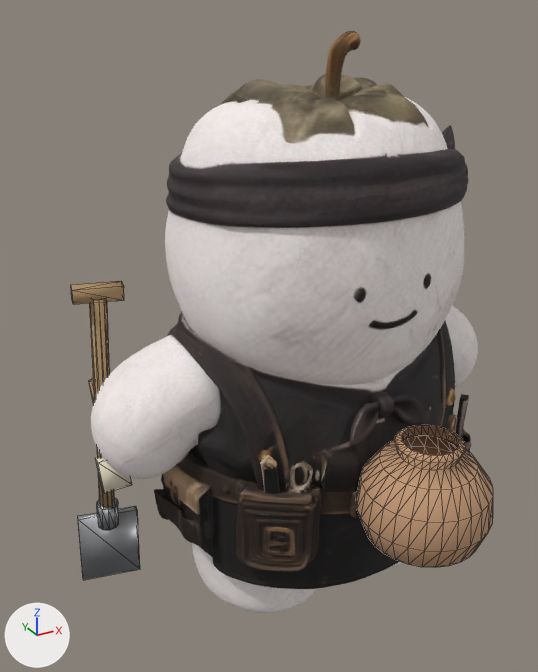
The glTF model world3d/media/muui_metal.glb: old version first, new version second.
Both versions are drawn from a 50 mm lens placed at (-1.28, -2.03, 1.01), pointed at (-0.21, -0.09, 0.04). Arrows for +X, +Y and +Z are at lower left; the lights stay in place. The picture after the commit comes second. Mesh edges are drawn as thin lines on the coarser meshes. Where no turn or scale is listed for an object, it has been applied to the vertices.

The older version as bpy lines, for what is in view:
```python
me_cylinder = bpy.data.meshes.new('Cylinder')
me_cylinder.from_pydata(...)  # 56 vertices, 96 faces; spans x -0.11..0.11, y -0.047..0.04, z -0.721..0.516
# faces by material slot: [48, 48]
me_cylinder.materials.append(mat_p_wood)  # brown #ad8e65
me_cylinder.materials.append(mat_p_iron)  # grey #b3b5b8
me_cylinder_002 = bpy.data.meshes.new('Cylinder.002')
me_cylinder_002.from_pydata(...)  # a 10-sided cylinder along z spanning x -0.021..0.021, y -0.022..0.022, z -0.15..0.15, material slot 0; a box spanning x -0.05..0.05, y -0.025..0.025, z -0.26..-0.14, material slot 1
me_cylinder_002.materials.append(mat_p_wood)  # brown #ad8e65
me_cylinder_002.materials.append(mat_p_bristle)  # pale yellow #ede5cb
me_mesh_0 = bpy.data.meshes.new('Mesh_0')
me_mesh_0.from_pydata(...)  # 15148 vertices, 30316 faces; spans x -0.78..0.78, y -0.48..0.49, z -0.95..0.95
me_mesh_0.materials.append(mat_material_0)  # picture img_image_0
me_pot = bpy.data.meshes.new('pot')
me_pot.from_pydata(...)  # 225 vertices, 420 faces; spans x -0.2..0.2, y -0.2..0.2, z 0.0..0.36
me_pot.materials.append(mat_p_clay)  # brown #c49976
ob_mesh_0 = bpy.data.objects.new('Mesh_0', me_mesh_0)
ob_mesh_0.location = (0.0, 0.0, 0.0)
ob_prop_brush = bpy.data.objects.new('prop_brush', me_cylinder_002)
ob_prop_brush.location = (-0.69, 0.26, -0.322)
ob_prop_brush.rotation_euler = (-0.184, -0.0624, -0.0688)  # degrees (-11, -3.6, -3.9)
ob_prop_pot = bpy.data.objects.new('prop_pot', me_pot)
ob_prop_pot.location = (0.0, -0.653, -0.478)
ob_prop_shovel = bpy.data.objects.new('prop_shovel', me_cylinder)
ob_prop_shovel.location = (-0.692, 0.246, -0.308)
ob_prop_shovel.rotation_euler = (0.114, 0.0356, -0.168)  # degrees (6.5, 2, -9.6)
```
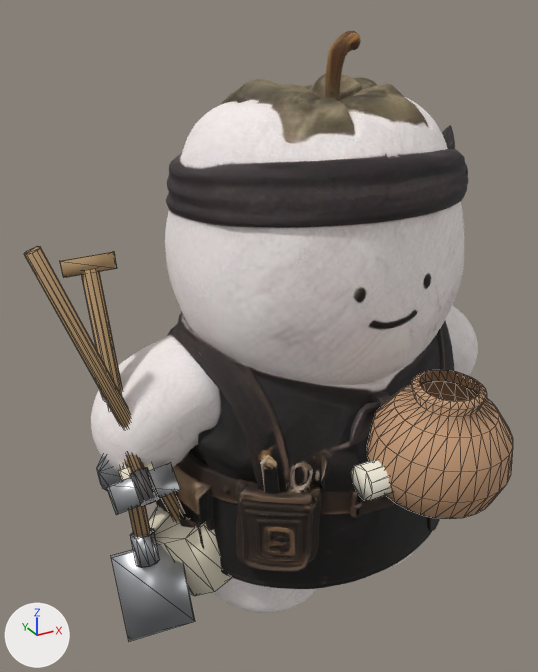
Where the change shows, as pixel boxes [x1, y1, x2, y2] in the pictures (538 x 672 px):
'prop_pot', moved, turned: before [356, 425, 493, 567]; after [367, 370, 513, 519]
'prop_shovel', moved, turned: before [71, 281, 140, 580]; after [60, 252, 195, 641]
'prop_broom', added: after [24, 246, 232, 596]
    faces in mat_p_wood (brown #ad8e65): [24, 246, 185, 521]
    faces in mat_p_bristle (pale yellow #ede5cb): [149, 507, 232, 596]
'prop_hammer', added: after [100, 391, 180, 515]
    faces in mat_p_iron (grey #b3b5b8): [107, 462, 180, 515]
'prop_scroll', added (pale yellow): after [352, 460, 391, 500]
'prop_brush', moved, turned (mostly hidden afterwards): before [89, 379, 132, 493]; after [118, 464, 154, 480]
'prop_paintbrush', added: after [127, 455, 159, 506]
    faces in mat_p_ink (dark grey #504b4b): [130, 468, 159, 506]
    faces in mat_p_wood (brown #ad8e65): [127, 455, 143, 472]
'prop_loupe', added: after [97, 456, 122, 491]

The edits, one by one:
Material 'p_paper' (mat_p_paper) is new.
Its base color is (0.9, 0.84, 0.7) (pale yellow #f3ecda).
Its roughness is 0.9.
Material 'p_ink' (mat_p_ink) is new.
Its base color is (0.08, 0.07, 0.07) (dark grey #504b4b).
Its roughness is 0.6.
Mesh me_cylinder_010 is new.
It has 20 vertices, 36 faces and spans x -0.251..0.251, y -0.052..0.052, z -0.049..0.049.
It uses material mat_p_paper (pale yellow #f3ecda).
Mesh me_cylinder_008 is new.
It has 40 vertices, 72 faces and spans x -0.027..0.043, y -0.221..0.154, z -0.202..0.14.
Faces by material slot: [36, 36].
It uses material mat_p_wood (brown #ad8e65).
It uses material mat_p_ink (dark grey #504b4b).
Mesh me_cylinder_006 is new.
It has 40 vertices, 72 faces and spans x -0.085..0.133, y -0.023..0.025, z -0.288..0.102.
Faces by material slot: [36, 36].
It uses material mat_p_wood (brown #ad8e65).
It uses material mat_p_iron (grey #b3b5b8).
Mesh me_cylinder_003 is new.
It has 28 vertices, 48 faces and spans x -0.092..0.124, y -0.204..0.15, z -0.248..0.181.
Faces by material slot: [36, 12].
It uses material mat_p_wood (brown #ad8e65).
It uses material mat_p_iron (grey #b3b5b8).
Mesh me_cylinder_004 is new.
It has 40 vertices, 72 faces and spans x -0.211..0.363, y -0.166..0.085, z -0.725..0.524.
Faces by material slot: [36, 36].
It uses material mat_p_wood (brown #ad8e65).
It uses material mat_p_bristle (pale yellow #ede5cb).
Object 'prop_brush' (ob_prop_brush) moves from (-0.69, 0.26, -0.322) to (-0.706, -0.005, -0.192).
Object 'prop_brush' (ob_prop_brush) turns from (-11, -3.6, -3.9) to (-33, -7.5, -2.9) degrees about x, y and z.
Object 'prop_shovel' (ob_prop_shovel) moves from (-0.692, 0.246, -0.308) to (-0.709, -0.012, -0.174).
Object 'prop_shovel' (ob_prop_shovel) turns from (6.5, 2, -9.6) to (-15, -4.4, -10) degrees about x, y and z.
Object 'prop_pot' (ob_prop_pot) moves from (0.0, -0.653, -0.478) to (-0.005, -0.686, -0.275).
Object 'prop_pot' (ob_prop_pot) turns from (0, 0, 0) to (4, 0, -0.4) degrees about x, y and z.
Object 'prop_scroll' (ob_prop_scroll) is new; it shows me_cylinder_010.
Its location is (-0.005, -0.684, -0.16).
Object 'prop_paintbrush' (ob_prop_paintbrush) is new; it shows me_cylinder_008.
Its location is (-0.706, -0.005, -0.192).
Object 'prop_loupe' (ob_prop_loupe) is new; it shows me_cylinder_006.
Its location is (-0.706, -0.005, -0.192).
Object 'prop_hammer' (ob_prop_hammer) is new; it shows me_cylinder_003.
Its location is (-0.706, -0.005, -0.192).
Object 'prop_broom' (ob_prop_broom) is new; it shows me_cylinder_004.
Its location is (-0.72, -0.061, -0.108).
